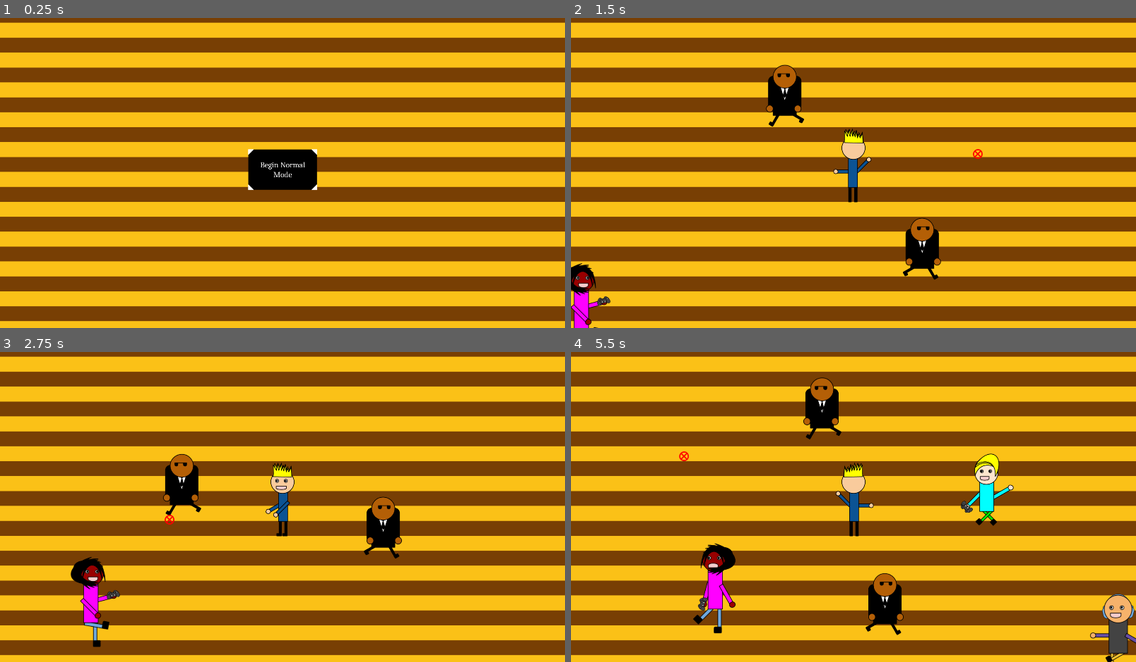
Above: before the commit, frames 1-4 (two rows, left to right).
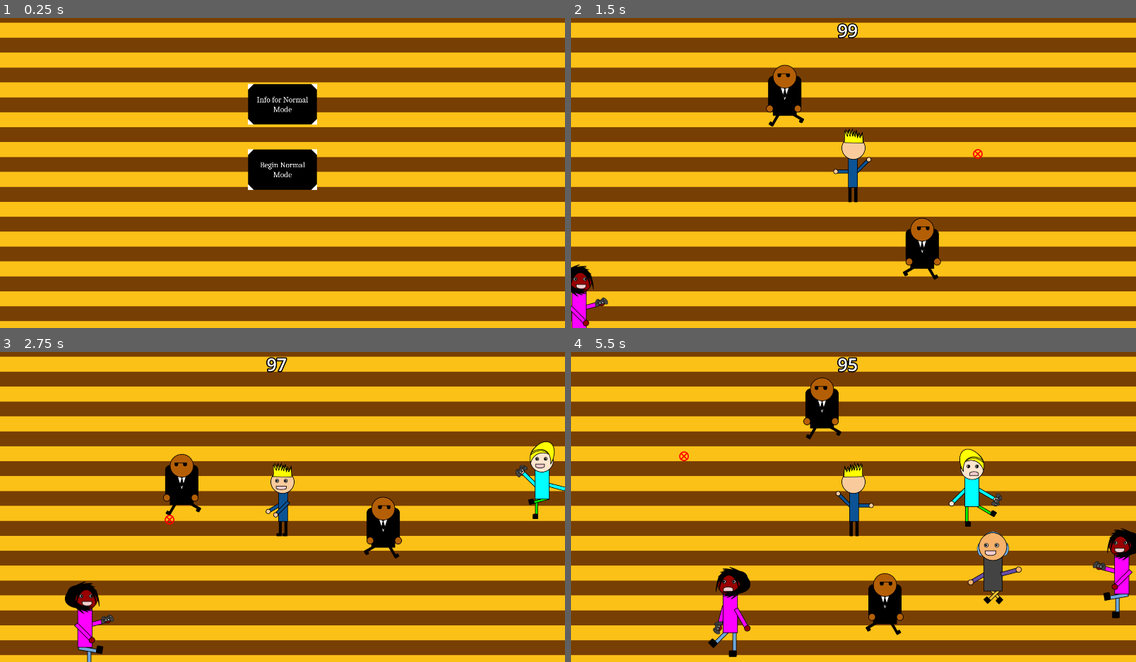
Above: after the commit, the same moments.

Repository: Spiraling-Time/Professional_Development
Game: Godot game, scene res://game_stuff/Scenes/start_screen.tscn
Same seed, same stepped clock (60 frames per second), same inputs: the game is played once before the commit and once after it.
Inputs (mouse positions are in pixels of both pictures, inside the frame that each line leads up to):
- Up to frame 1 (0.25 s): no input
- Up to frame 2 (1.5 s): click (853, 169) at 0.5 s; tap Enter at 1.25 s; move the mouse to (977, 154) at 1.27 s; hold D (right) from 1.28 s (still down); hold Space (wave) from 1.28 s (still down)
- Up to frame 3 (2.75 s): move the mouse to (169, 519) at 2.02 s; release D (right) at 2.03 s; release Space (wave) at 2.03 s; hold A (left) from 2.03 s (still down); tap Space (wave) at 2.1 s
- Up to frame 4 (5.5 s): move the mouse to (910, 432) at 2.77 s; release A (left) at 2.78 s; hold Space (wave) 2.78-3.53 s; hold D (right) 2.78-4.28 s; move the mouse to (825, 565) at 3.52 s; tap Space (wave) at 3.6, 5.1 s; move the mouse to (1023, 550) at 4.27 s; hold Space (wave) 4.28-5.03 s; hold A (left) from 4.28 s (still down); move the mouse to (684, 457) at 5.02 s

The runs differ from the first frame. In frame 1, 1.7% of the frame differs, in the area x 43-57%, y 21-56%; in frame 2, 0.6%; in frame 3, 2.5%; in frame 4, 6.0%, in the area x 21-100%, y 1-100%.

Commit message:
Add new button assets and update UI/logic
Renamed and added new button image assets, updated start screen to include info buttons and expanded info UI, and improved fan and role movement logic. Adjusted collision layers/masks, timers, and added a visible countdown timer to the world scene. Refactored code for better clarity and interaction handling.
-Made running actually running!!!
-hopefully fixed a lot of bugs

Diff:
--- a/game_stuff/Code/fan_and_role.gd
+++ b/game_stuff/Code/fan_and_role.gd
@@ -13,9 +13,11 @@
 
 var base_Z_Index = 0
 
-var distance_before_chill = randi_range(800,100)
+var distance_before_chill = randi_range(800,1000)
 
 var ready_to_run: bool = true
+
+var locked_in: bool = false
 
 func _ready() -> void:
 	set_z_index(base_Z_Index)
@@ -24,10 +26,8 @@
 	Z_Indexing()
 	if self in $"../../Wave".get_overlapping_bodies():
 		if mode == "RETREAT":
-			set_collision_layer_value(1, true)
-			set_collision_mask_value(1, true)
-			if scale.x == -1: scale.x = 1
-			elif scale.x == 1: scale.x = -1
+
+			turn_around()
 			mode = "MOVE"
 
 		elif mode == "MOVE" and ready_to_run:
@@ -36,11 +36,14 @@
 	if mode == "MOVE":
 		#if type_of_person = "FAN1"
 		$AnimationPlayer.play("Move")
-		if global_position.distance_to($"../../Kyle".global_position) >distance_before_chill:
-			dir = ($"../../Kyle".global_position-global_position).normalized()
-		else:
-			dir = ($"../../Kyle".global_position-global_position).normalized()
-			dir.y = 0
+		if !locked_in:
+			if global_position.distance_to($"../../Kyle".global_position) >distance_before_chill:
+				dir = ($"../../Kyle".global_position-global_position).normalized()
+			elif dir.x <5 and dir.x >-5:
+				locked_in = true
+				dir.x = ($"../../Kyle".global_position-global_position).normalized().x
+		else: dir.y = 0
+
 		velocity = dir*speed
 		move_and_slide()
 
@@ -48,7 +51,7 @@
 		#if type_of_person = "FAN1"
 		$AnimationPlayer.play("Run")
 		dir = ($"../../Kyle".global_position-global_position).normalized()
-		velocity = dir*speed
+		velocity = dir*speed*2
 		move_and_slide()
 
 	elif mode == "RETREAT":
@@ -74,9 +77,8 @@
 
 func turn_away():
 	mode = "RETREAT"
-	scale.x = -1
-	set_collision_layer_value(1, false)
-	set_collision_mask_value(1, false)
+	turn_around()
+
 	ready_to_run = false
 func move():
 	velocity = dir*speed
@@ -91,3 +93,8 @@
 
 func get_ready_to_run():
 	ready_to_run = true
+	locked_in = false
+
+func turn_around():
+	if scale.x == 1: scale.x = -1
+	else: scale.x = 1
--- a/game_stuff/Code/role.gd
+++ b/game_stuff/Code/role.gd
@@ -67,9 +67,8 @@
 	elif job == "Musician": $Icon.frame = 1
 	elif job == "Programmer": $Icon.frame = 2
 	elif job == "Playtester": $Icon.frame = 3
-
 	role = true
 	mode = "MOVE"
-	max_speed = randi_range(200,300)
+	max_speed = randi_range(200,250)
 	speed = max_speed
 	dir = Vector2.ZERO
--- a/game_stuff/Code/start_screen.gd
+++ b/game_stuff/Code/start_screen.gd
@@ -4,4 +4,13 @@
 
 func _on_begin_normal_mode_button_pressed() -> void:
 	get_tree().change_scene_to_file("res://game_stuff/Scenes/world.tscn")
-	print("hi")
+
+
+func _on_normal_info_button_pressed() -> void:
+	$Normal_Info_expanded.visible = true
+	$"Expanded Info Normal".visible = true
+
+
+func _on_expanded_info_normal_pressed() -> void:
+	$Normal_Info_expanded.visible = false
+	$"Expanded Info Normal".visible = false
--- a/game_stuff/Code/world.gd
+++ b/game_stuff/Code/world.gd
@@ -1,6 +1,5 @@
 extends Node2D
 
-var detect_radius = 190.0
 var the_role = preload("res://game_stuff/Scenes/role.tscn")
 var available_roles: Array = ["Artist1", "Artist2", "Musician1", "Musician2", "Programmer1", "Programmer2", "Playtester1", "Playtester2"]
 
@@ -10,23 +9,23 @@
 
 var max_guys = 20
 
+var number_of_celebraters = 0
+
 func _ready() -> void:
 	randomize()
+	$Game_Time.start()
 
 
-
+func _physics_process(delta: float) -> void:
+	$Time_left.text = "%d" % $Game_Time.time_left
 
 
 func _on_on_the_team_body_entered(body: Node2D) -> void:
 	body.mode = "CELEBRATE"
-	body.set_collision_layer_value(1, false)
+	for i in range(randi_range(10,30)): body.move()
 	body.set_collision_layer_value(2, false)
-	body.set_collision_mask_value(1, false)
-	detect_radius -= 10
-	var theshape = CircleShape2D.new()
-	theshape.radius = detect_radius
-	$OnTheTeam/CollisionShape2D.shape = theshape
 	number_of_guys_on_map -= 1
+	number_of_celebraters += 1
 
 func spawn_role():
 	if available_roles.size() == 0: available_roles = ["Artist1", "Artist2", "Musician1", "Musician2", "Programmer1", "Programmer2", "Playtester1", "Playtester2"]
@@ -57,12 +56,17 @@
 	number_of_guys_on_map += 1
 
 
-func _on_timer_timeout() -> void:
+
+func _on_game_time_timeout() -> void:
+	pass # Replace with function body.
+
+
+func _on_spawn_timer_timeout() -> void:
 	if number_of_guys_on_map < max_guys: spawn_role()
 	#var repeat = 0
 	#while repeat <4:
 		#if number_of_guys_on_map < max_guys:
 			#spawn_role()
 		#repeat +=1
-	$Timer.wait_time = randi_range(10,30)/10
-	$Timer.start()
+	$Spawn_Timer.wait_time = randi_range(10,30)/10
+	$Spawn_Timer.start()
--- a/game_stuff/Scenes/role.tscn
+++ b/game_stuff/Scenes/role.tscn
@@ -97,7 +97,8 @@
 }
 
 [node name="Role" type="CharacterBody2D"]
-collision_layer = 7
+collision_layer = 6
+collision_mask = 0
 script = ExtResource("1_ken03")
 
 [node name="Sprite2D" type="Sprite2D" parent="."]
--- a/game_stuff/Scenes/start_screen.tscn
+++ b/game_stuff/Scenes/start_screen.tscn
@@ -1,8 +1,10 @@
-[gd_scene load_steps=4 format=3 uid="uid://c3swa3ocb8kx1"]
+[gd_scene load_steps=6 format=3 uid="uid://c3swa3ocb8kx1"]
 
 [ext_resource type="Texture2D" uid="uid://cy48een1ok6b3" path="res://game_stuff/Assets/Background Sprite Sheet.png" id="1_7806l"]
 [ext_resource type="Script" uid="uid://de4n6mknouiwf" path="res://game_stuff/Code/start_screen.gd" id="1_q7a8b"]
-[ext_resource type="Texture2D" uid="uid://dgp05juadrr7s" path="res://game_stuff/Assets/Proffesional Development Buttons.png" id="3_mhc1d"]
+[ext_resource type="Texture2D" uid="uid://dgp05juadrr7s" path="res://game_stuff/Assets/buttonstuff/Buttons and stuff 001.png" id="3_mhc1d"]
+[ext_resource type="Texture2D" uid="uid://bnf3n3rat2tmj" path="res://game_stuff/Assets/buttonstuff/Buttons and stuff 002.png" id="4_k2epy"]
+[ext_resource type="Texture2D" uid="uid://kkw7skuiwr7b" path="res://game_stuff/Assets/buttonstuff/Buttons and stuff 003.png" id="5_6a4jp"]
 
 [node name="Start Screen" type="Node2D"]
 script = ExtResource("1_q7a8b")
@@ -14,23 +16,57 @@
 texture = ExtResource("1_7806l")
 vframes = 2
 
+[node name="Normal_sprite" type="Sprite2D" parent="."]
+position = Vector2(0, 0.5)
+texture = ExtResource("3_mhc1d")
+
 [node name="Begin Normal Mode Button" type="Button" parent="."]
 anchors_preset = 8
 anchor_left = 0.5
 anchor_top = 0.5
 anchor_right = 0.5
 anchor_bottom = 0.5
-offset_left = -117.0
-offset_top = -69.0
-offset_right = 118.0
-offset_bottom = 70.0
+offset_left = -120.0
+offset_top = -67.5
+offset_right = 120.0
+offset_bottom = 67.5
 grow_horizontal = 2
 grow_vertical = 2
 focus_mode = 1
 flat = true
 
-[node name="Normal_sprite" type="Sprite2D" parent="."]
-position = Vector2(0.5, 0.5)
-texture = ExtResource("3_mhc1d")
+[node name="Normal_info_sprite" type="Sprite2D" parent="."]
+position = Vector2(0, -222)
+texture = ExtResource("4_k2epy")
+
+[node name="Normal Info Button" type="Button" parent="."]
+anchors_preset = 8
+anchor_left = 0.5
+anchor_top = 0.5
+anchor_right = 0.5
+anchor_bottom = 0.5
+offset_left = -120.0
+offset_top = -289.5
+offset_right = 120.0
+offset_bottom = -154.5
+grow_horizontal = 2
+grow_vertical = 2
+focus_mode = 1
+flat = true
+
+[node name="Normal_Info_expanded" type="Sprite2D" parent="."]
+visible = false
+texture = ExtResource("5_6a4jp")
+
+[node name="Expanded Info Normal" type="Button" parent="."]
+visible = false
+offset_left = -398.0
+offset_top = -235.0
+offset_right = 398.0
+offset_bottom = 236.0
+focus_mode = 1
+flat = true
 
 [connection signal="pressed" from="Begin Normal Mode Button" to="." method="_on_begin_normal_mode_button_pressed"]
+[connection signal="pressed" from="Normal Info Button" to="." method="_on_normal_info_button_pressed"]
+[connection signal="pressed" from="Expanded Info Normal" to="." method="_on_expanded_info_normal_pressed"]
--- a/game_stuff/Scenes/world.tscn
+++ b/game_stuff/Scenes/world.tscn
@@ -6,13 +6,31 @@
 [ext_resource type="PackedScene" uid="uid://dje3s4yrrmqwy" path="res://game_stuff/Scenes/cursor.tscn" id="4_2jibd"]
 [ext_resource type="Texture2D" uid="uid://cy48een1ok6b3" path="res://game_stuff/Assets/Background Sprite Sheet.png" id="5_yya4n"]
 
+[sub_resource type="LabelSettings" id="LabelSettings_yya4n"]
+font_size = 60
+outline_size = 15
+outline_color = Color(0, 0, 0, 1)
+
 [sub_resource type="CircleShape2D" id="CircleShape2D_yya4n"]
 radius = 190.0
 
 [node name="World" type="Node2D"]
 script = ExtResource("1_2jibd")
 
-[node name="CanvasLayer" type="CanvasLayer" parent="."]
+[node name="Time_left" type="Label" parent="."]
+z_index = 2999
+anchors_preset = 8
+anchor_left = 0.5
+anchor_top = 0.5
+anchor_right = 0.5
+anchor_bottom = 0.5
+offset_left = -20.0
+offset_top = -516.0
+offset_right = -19.0
+offset_bottom = -351.0
+grow_horizontal = 2
+grow_vertical = 2
+label_settings = SubResource("LabelSettings_yya4n")
 
 [node name="Sprite2D" type="Sprite2D" parent="."]
 z_index = -1000
@@ -26,6 +44,8 @@
 [node name="Camera2D" type="Camera2D" parent="Kyle"]
 
 [node name="OnTheTeam" type="Area2D" parent="."]
+collision_layer = 2
+collision_mask = 2
 
 [node name="CollisionShape2D" type="CollisionShape2D" parent="OnTheTeam"]
 shape = SubResource("CircleShape2D_yya4n")
@@ -42,10 +62,15 @@
 polygon = PackedVector2Array(0, 0, -1000, 450, -1000, -450)
 disabled = true
 
-[node name="Timer" type="Timer" parent="."]
+[node name="Spawn_Timer" type="Timer" parent="."]
 wait_time = 0.1
 one_shot = true
 autostart = true
 
+[node name="Game_Time" type="Timer" parent="."]
+wait_time = 100.0
+one_shot = true
+
 [connection signal="body_entered" from="OnTheTeam" to="." method="_on_on_the_team_body_entered"]
-[connection signal="timeout" from="Timer" to="." method="_on_timer_timeout"]
+[connection signal="timeout" from="Spawn_Timer" to="." method="_on_spawn_timer_timeout"]
+[connection signal="timeout" from="Game_Time" to="." method="_on_game_time_timeout"]
Renamed: game_stuff/Assets/Proffesional Development Buttons.png -> game_stuff/Assets/buttonstuff/Buttons and stuff 001.png
Not shown, added: game_stuff/Assets/buttonstuff/Buttons and stuff 001.png.import
Binary file added: game_stuff/Assets/buttonstuff/Buttons and stuff 002.png
Not shown, added: game_stuff/Assets/buttonstuff/Buttons and stuff 002.png.import
Binary file added: game_stuff/Assets/buttonstuff/Buttons and stuff 003.png
Not shown, changed: game_stuff/Assets/buttonstuff/Buttons and stuff 003.png.import
Not shown: 1 places in game_stuff/Scenes/world.tscn that only renumber resources
